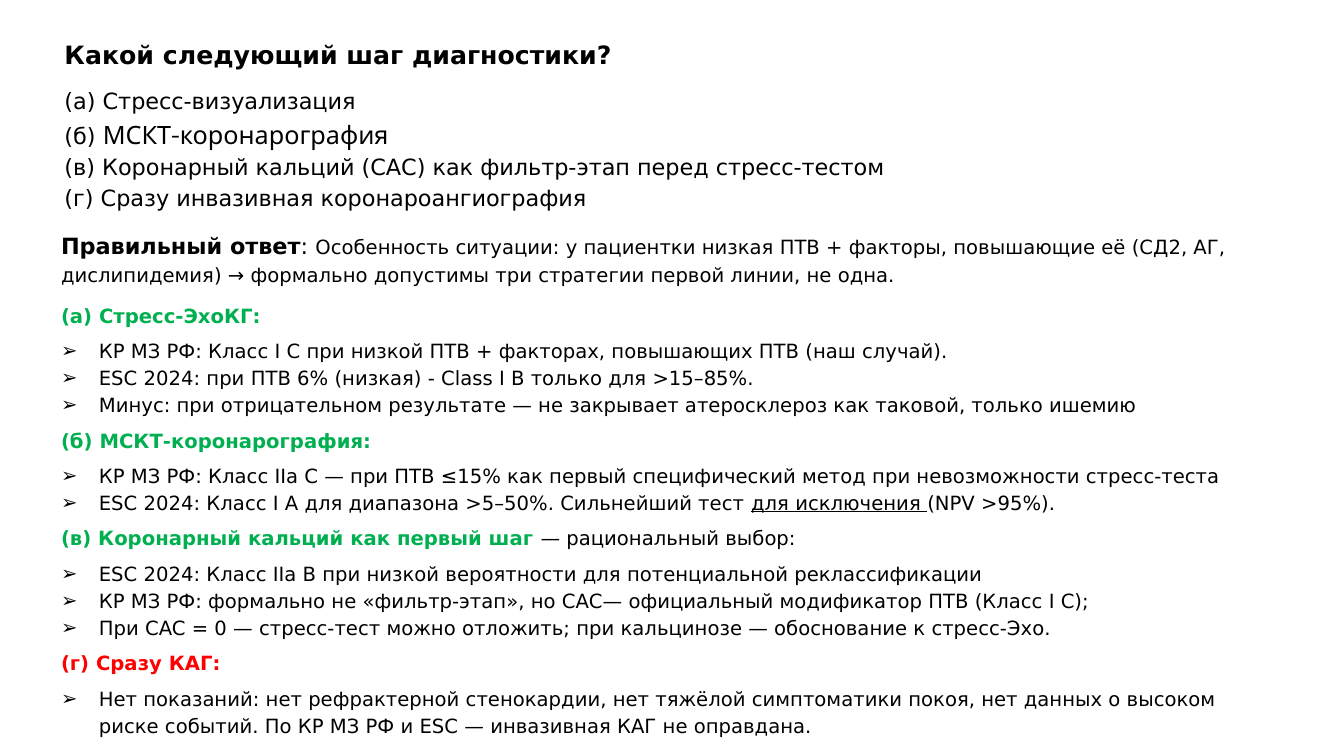
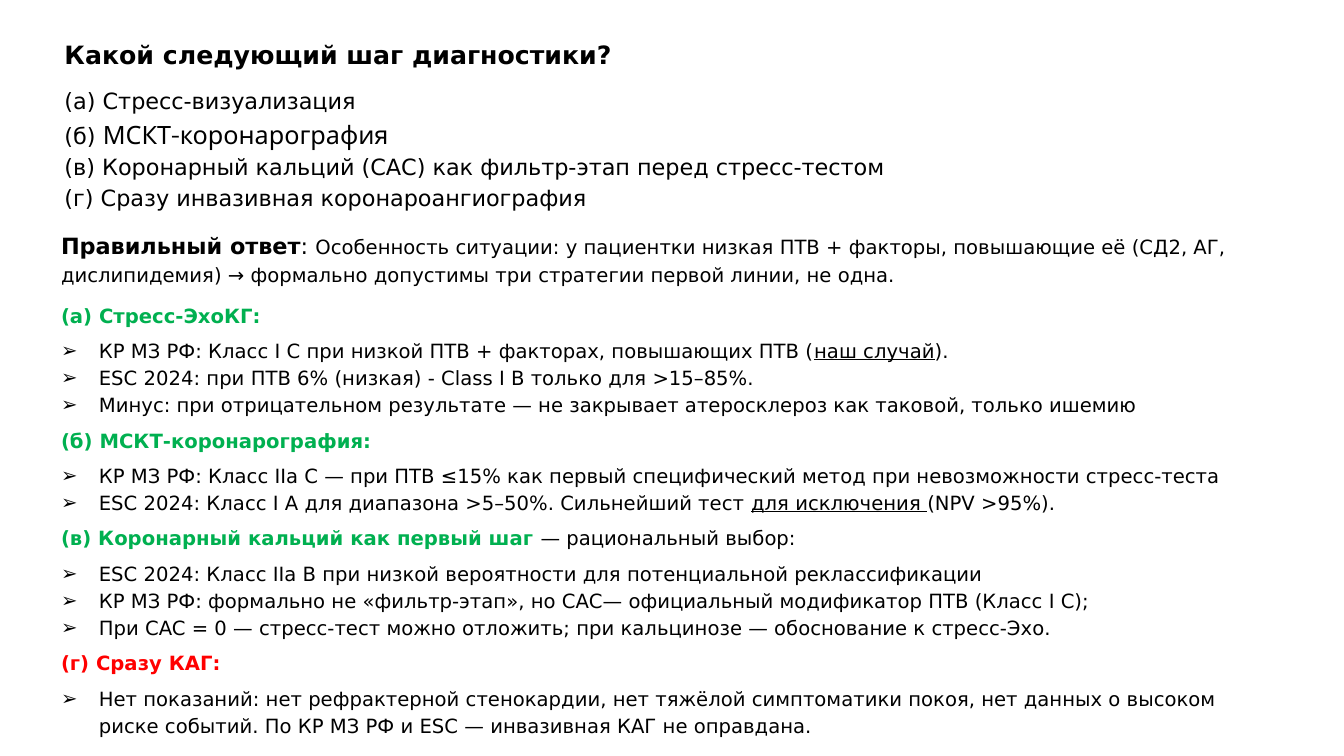
Before and after one commit to AronovMik/Evgeny_merck, a slide deck: slide 11 of tasks/slides/2026-06-15_shkola-ibs_cases_FINAL.pptx. Drawn at 1344x756 pixels with LibreOffice and Linux fonts; fonts in the diff are those of the drawing. Boxes give left, top, right and bottom in pixels: in the first picture for what was removed or moved away, otherwise in the second. Text is boxed around its words. In the diff, an @@ line names an element or a change of style, - is before the commit and + after.

```diff
--- a/tasks/slides/2026-06-15_shkola-ibs_cases_FINAL.pptx
+++ b/tasks/slides/2026-06-15_shkola-ibs_cases_FINAL.pptx
@@ text at box(99, 343, 948, 362): underline on in "(наш случай)." @@
```
Also in this commit, not shown: 2 other slides changed, 1 other file.
